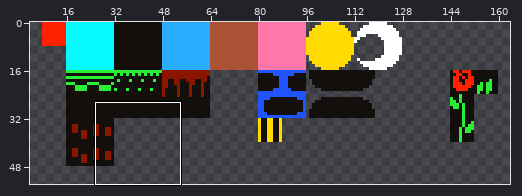
Sprite sheet -- assets/tilesets/tileset_a.png. The first picture is a wide view before the edit; the outline marks the close-up.
Close-up. Old version:
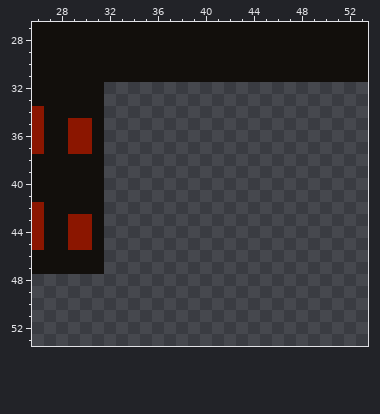
The file is 240x240 pixels. Shown: x 26..53, y 27..53. The wide view leaves out empty margins.
After the commit:
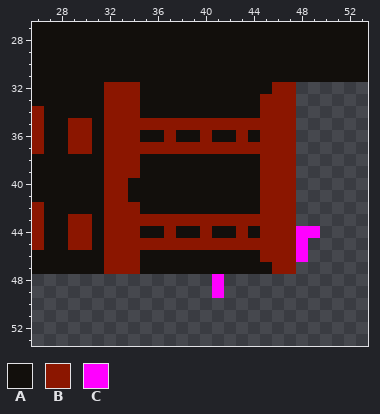
Palette (. is transparent): A #120f0c  B #8b1600  C #ff00ff
The edit:
y 32: x 32..47 ................ -> BBBAAAAAAAAAAABB
y 33..34: x 32..47 ................ -> BBBAAAAAAAAAABBB
y 35: x 32..47 ................ -> BBBBBBBBBBBBBBBB
y 36: x 32..47 ................ -> BBBAABAABAABABBB
y 37: x 32..47 ................ -> BBBBBBBBBBBBBBBB
y 38..39: x 32..47 ................ -> BBBAAAAAAAAAABBB
y 40..41: x 32..47 ................ -> BBAAAAAAAAAAABBB
y 42: x 32..47 ................ -> BBBAAAAAAAAAABBB
y 43: x 32..47 ................ -> BBBBBBBBBBBBBBBB
y 44: x 32..49 .................. -> BBBAABAABAABABBBCC
y 45: x 32..48 ................. -> BBBBBBBBBBBBBBBBC
y 46: x 32..48 ................. -> BBBAAAAAAAAAABBBC
y 47: x 32..47 ................ -> BBBAAAAAAAAAAABB
y 48..49: x 41 . -> C
Where, in picture pixels (left, top, right, bottom), the same in both close-ups:
added: (104, 82, 320, 298)
